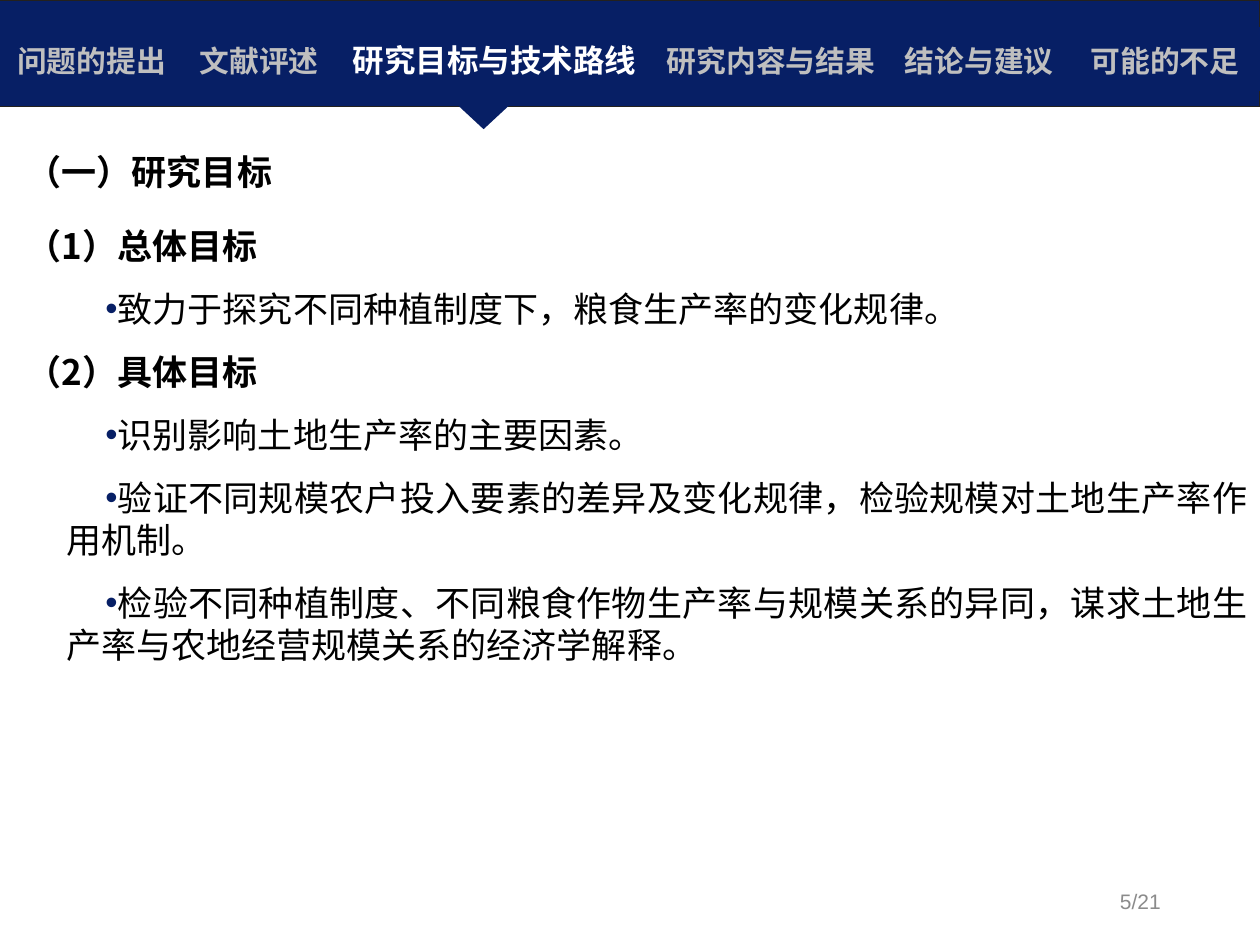
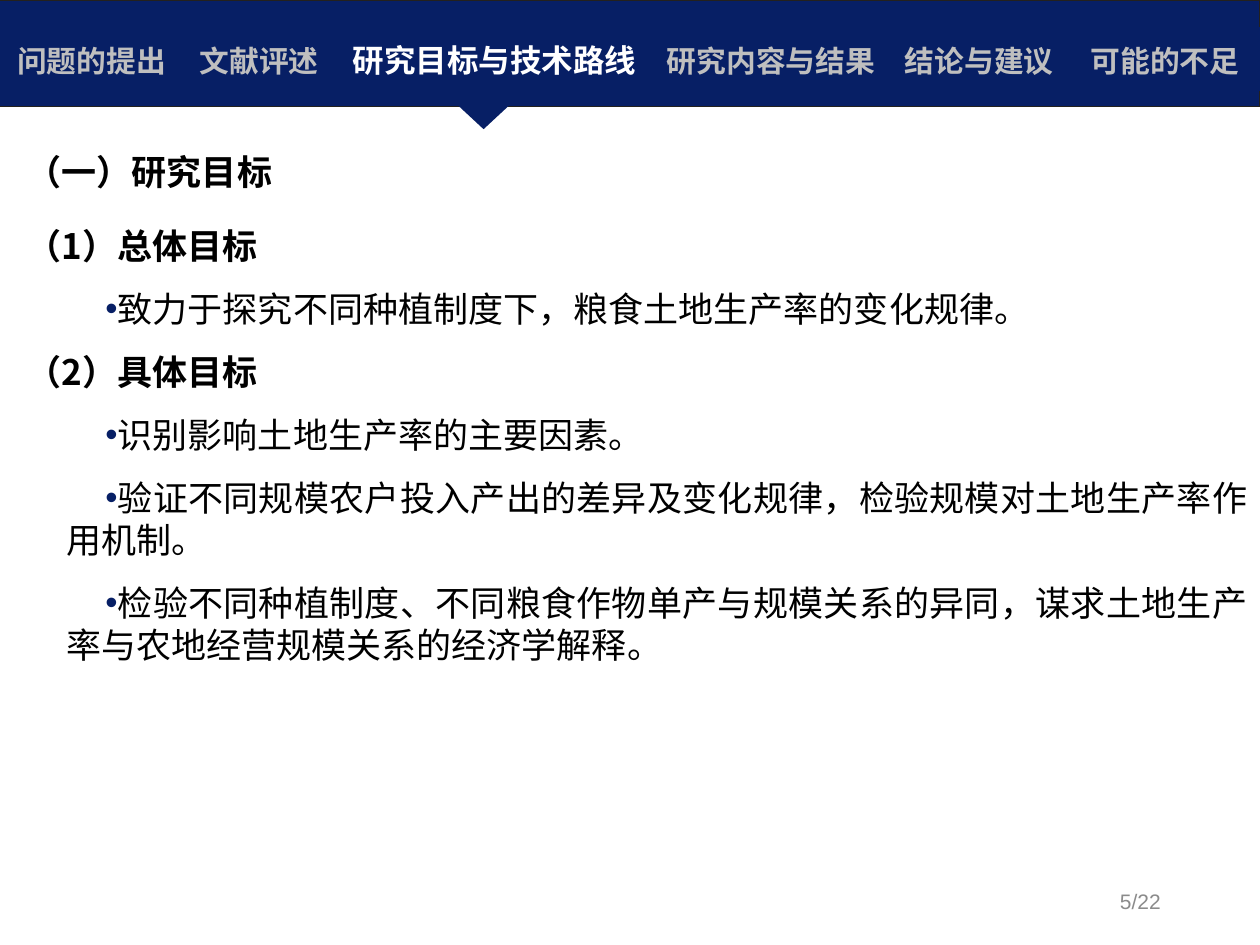
Before and after one commit to Iris0428/IR.Paper, a slide deck: slide 10 of 论文写作/毕业论文修改/S5+10+我国粮食生产率与农地经营规模关系的实证研究.pptx. Drawn at 1260x945 pixels with LibreOffice and Linux fonts; fonts in the diff are those of the drawing; background and template pictures are left out. Boxes give left, top, right and bottom in pixels: in the first picture for what was removed or moved away, otherwise in the second. Text is boxed around its words. In the diff, an @@ line names an element or a change of style, - is before the commit and + after.

```diff
--- a/论文写作/毕业论文修改/S5+10+我国粮食生产率与农地经营规模关系的实证研究.pptx
+++ b/论文写作/毕业论文修改/S5+10+我国粮食生产率与农地经营规模关系的实证研究.pptx
@@ text at bbox=[118, 292, 1029, 326]: text changed @@
-• 致力于探究不同种植制度下，粮食生产率的变化规律。
+• 致力于探究不同种植制度下，粮食土地生产率的变化规律。
@@ text at bbox=[66, 481, 1247, 661]: text changed @@
-• 验证不同规模农户投入要素的差异及变化规律，检验规模对土地生产率作用机制。
-• 检验不同种植制度、不同粮食作物生产率与规模关系的异同，谋求土地生产率与农地经营规模关系的经济学解释。
+• 验证不同规模农户投入产出的差异及变化规律，检验规模对土地生产率作用机制。
+• 检验不同种植制度、不同粮食作物单产与规模关系的异同，谋求土地生产率与农地经营规模关系的经济学解释。
@@ text at bbox=[1120, 894, 1161, 909]: text changed @@
-5/21
+5/22
```
Also in this commit, not shown: 21 other slides changed, 21 other files.
